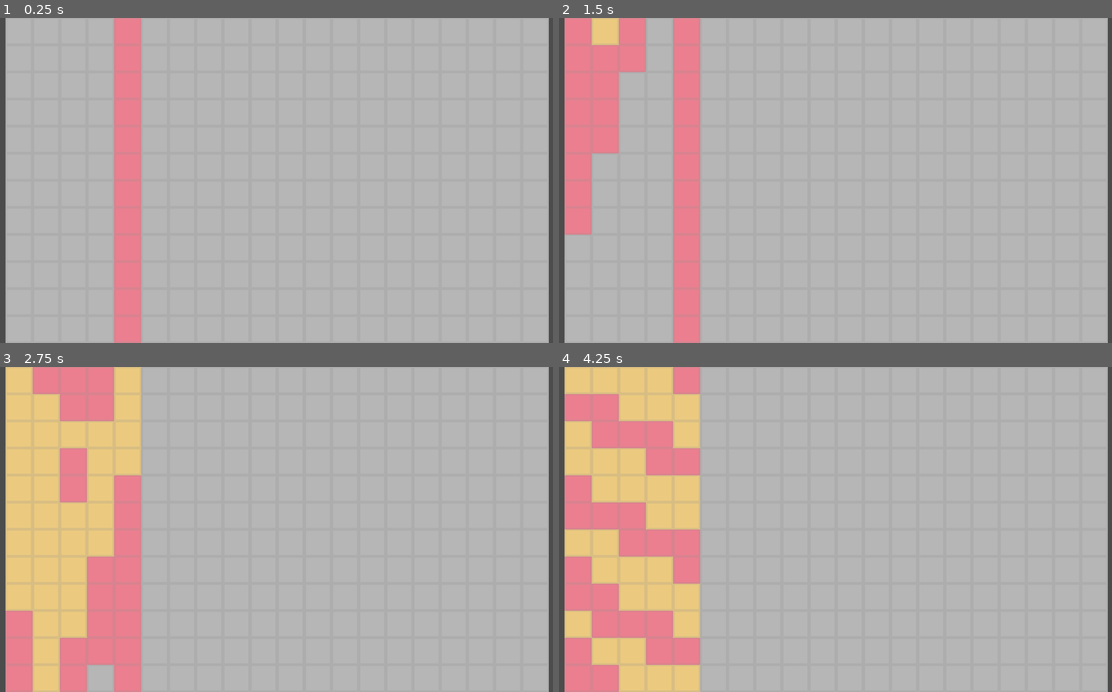
Above: before the commit, frames 1-4 (two rows, left to right).
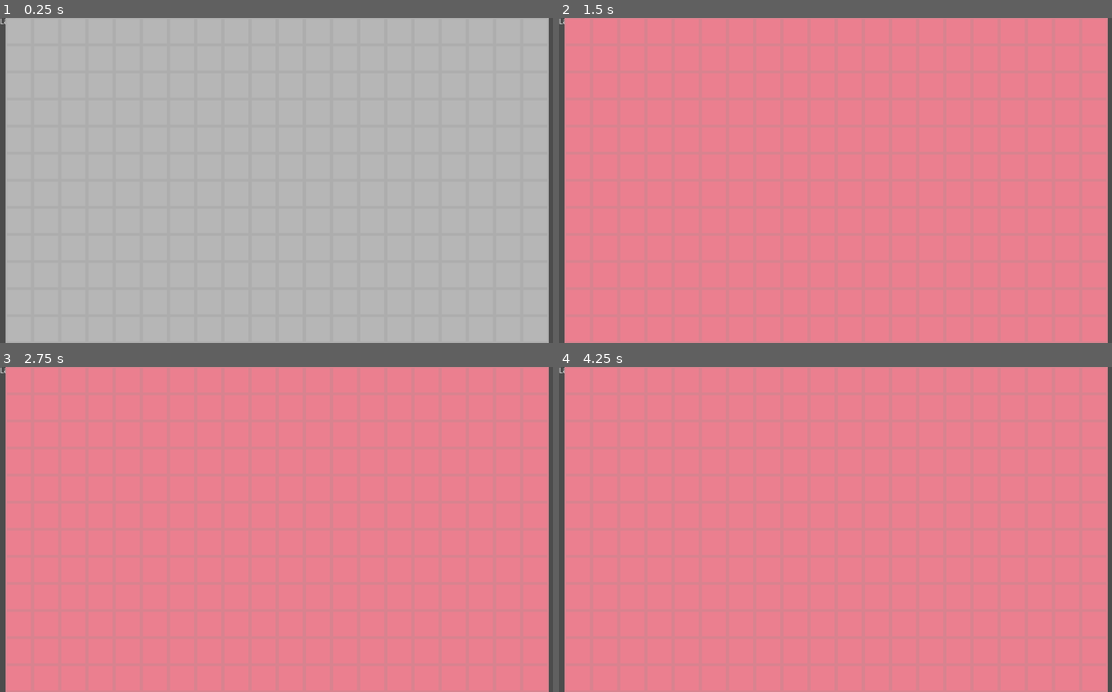
Above: after the commit, the same moments.

Repository: abcalceta/WGJ_Fix-the-Pixel
Game: Godot game, scene res://Grid.tscn
The game is run twice, just before and just after one commit, with the same random seed, the same clock (stepped at 60 frames per second) and the same inputs. This scene is started directly instead of the project's main scene.
Inputs (mouse positions are in pixels of both pictures, inside the frame that each line leads up to):
- Up to frame 1 (0.25 s): no input
- Up to frame 2 (1.5 s): tap Enter at 0.5 s; move the mouse to (575, 31) at 0.52 s; click (575, 31) at 0.6 s; move the mouse to (603, 31) at 1.27 s; right-click (603, 31) at 1.35 s
- Up to frame 3 (2.75 s): move the mouse to (71, 380) at 2.02 s; click (71, 380) at 2.1 s
- Up to frame 4 (4.25 s): move the mouse to (658, 380) at 2.77 s; right-click (658, 380) at 2.85 s; move the mouse to (686, 380) at 3.52 s; click (686, 380) at 3.6 s

The runs differ from the first frame. In frame 1, 4.9% of the frame differs, in the area x 0-26%, y 0-100%; in frame 2, 88%; in frame 3, 88%, in the area x 0-100%, y 0-100%; in frame 4, 87%.

Commit message:
changed to not recursive flood fill

Diff:
--- /dev/null
+++ b/FillTimer.gd
@@ -0,0 +1,13 @@
+extends Timer
+
+# Declare member variables here. Examples:
+# var a = 2
+# var b = "text"
+
+# Called when the node enters the scene tree for the first time.
+func _ready():
+	pass # Replace with function body.
+
+# Called every frame. 'delta' is the elapsed time since the previous frame.
+#func _process(delta):
+#	pass
--- a/Grid.gd
+++ b/Grid.gd
@@ -4,6 +4,7 @@
 var pixel = preload("res://Pixel.tscn")
 
 var grid = []
+var gridTemp = []
 var gridHeight = 12
 var gridWidth = 20
 var pixelGrid = []
@@ -12,13 +13,16 @@
 var yOffset = 0
 
 var speed = 0.1
+var speedFast = 0.01
 
 func _ready():
 	for x in range(gridHeight):
 		grid.append([])
+		gridTemp.append([])
 		pixelGrid.append([])
 		for y in range(gridWidth):
 			grid[x].append(0)
+			gridTemp[x].append(0)
 			var newPixel = pixel.instance()
 			add_child(newPixel)
 			pixelGrid[x].append(newPixel)
@@ -28,31 +32,59 @@
 
 	#floodFill(1,1,0,1)
 	for x in range(gridHeight):
-		grid[x][4] = 1
+		#grid[x][4] = 1
+		#gridTemp[x][4] = 1
+		pass
 
 
 
 func _process(delta):
+	#print($FillTimer.time_left)
 	pass
 
-func fillBoard(x, y, targetColor, replacementColor):
-	floodFill(x, y, targetColor, replacementColor)
+
+func fillBoardFast(x, y, targetColor, replacementColor, grid):
+	floodFillFast(x, y, targetColor, replacementColor, grid)
+
+func floodFillFast(x, y, targetColor, replacementColor, grid):
+	if x>=gridHeight or x<0 or y>=gridWidth or y<0:
+		return
+	elif targetColor == replacementColor:
+		return
+	elif grid[x][y] != targetColor:
+		return
+	else:
+		grid[x][y] = replacementColor
+
+	var Q = []
+	Q.append([x,y])
+	while Q.size()>0:
+		var n = Q[0]
+		print(Q[0])
+		Q.erase(n)
+		if not n[0]+1>=gridHeight:
+			if grid[n[0]+1] [n[1]] == targetColor:
+				grid[n[0]+1] [n[1]] = replacementColor
+				Q.append([n[0]+1,n[1]])
+		if not n[0]-1<0 :
+			if grid[n[0]-1] [n[1]] == targetColor:
+				grid[n[0]-1][n[1]] = replacementColor
+				Q.append([n[0]-1,n[1]])
+		if not  n[1]+1>=gridWidth :
+			if grid[n[0]] [n[1]+1] == targetColor:
+				grid[n[0]][n[1]+1] = replacementColor
+				Q.append([n[0],n[1]+1])
+		if not n[1]-1<0:
+			if grid[n[0]] [n[1]-1] == targetColor:
+				grid[n[0]] [n[1]-1] = replacementColor
+				Q.append([n[0],n[1]-1])
+	return
 
 
+func fillBoardSlow(x, y, targetColor, replacementColor, grid):
+	floodFillSlow(x, y, targetColor, replacementColor, grid)
 
-
-func floodFill(x, y, targetColor, replacementColor):
-	globals.fillSize += 1
-	print(globals.fillSize)
-	#Flood-fill (node, target-color, replacement-color):
-	 #1. If target-color is equal to replacement-color, return.
-	 #2. ElseIf the color of node is not equal to target-color, return.
-	 #3. Else Set the color of node to replacement-color.
-	 #4. Perform Flood-fill (one step to the south of node, target-color, replacement-color).
-	    #Perform Flood-fill (one step to the north of node, target-color, replacement-color).
-	    #Perform Flood-fill (one step to the west of node, target-color, replacement-color).
-	    #Perform Flood-fill (one step to the east of node, target-color, replacement-color).
-	 #5. Return.
+func floodFillSlow(x, y, targetColor, replacementColor, grid):
 	if x>=gridHeight or x<0 or y>=gridWidth or y<0:
 		return
 	elif targetColor == replacementColor:
@@ -71,7 +103,7 @@
 	yield(t, "timeout")
 
 
-	floodFill(x+1, y, targetColor, replacementColor)
+	floodFillSlow(x+1, y, targetColor, replacementColor, grid)
 	var t1 = Timer.new()
 	t1.set_wait_time(speed)
 	t1.set_one_shot(true)
@@ -80,7 +112,7 @@
 	yield(t1, "timeout")
 
 
-	floodFill(x-1, y, targetColor, replacementColor)
+	floodFillSlow(x-1, y, targetColor, replacementColor, grid)
 	var t2 = Timer.new()
 	t2.set_wait_time(speed)
 	t2.set_one_shot(true)
@@ -89,7 +121,7 @@
 	yield(t2, "timeout")
 
 
-	floodFill(x, y+1, targetColor, replacementColor)
+	floodFillSlow(x, y+1, targetColor, replacementColor, grid)
 	var t3 = Timer.new()
 	t3.set_wait_time(speed)
 	t3.set_one_shot(true)
@@ -98,7 +130,7 @@
 	yield(t3, "timeout")
 
 
-	floodFill(x, y-1, targetColor, replacementColor)
+	floodFillSlow(x, y-1, targetColor, replacementColor, grid)
 	var t4 = Timer.new()
 	t4.set_wait_time(speed)
 	t4.set_one_shot(true)
@@ -118,14 +150,16 @@
 		for y in range(gridWidth):
 			if pixelGrid[x][y].isToggled == true:
 				globals.noClicks = true
-				globals.fillSize = 0
-				fillBoard(x,y, grid[x][y], pixelGrid[x][y].color)
-				$Timer.stop()
-				if $ClickTimer.time_left==0:
-					$ClickTimer.wait_time = globals.fillSize*0.1
-					$ClickTimer.start()
+				$FillTimer.start()
+				fillBoardFast(x,y, grid[x][y], pixelGrid[x][y].color, grid)
+				$FillTimer.stop()
+				#if $ClickTimer.time_left==0:
+				#	$ClickTimer.wait_time = (1-$FillTimer.time_left)*10
+				#	$ClickTimer.start()
+				#fillBoardSlow(x,y, grid[x][y], pixelGrid[x][y].color, grid)
 				pixelGrid[x][y].isToggled = false
 			pixelGrid[x][y].color = grid[x][y]
+
 	$Timer.start()
 
 func _on_ClickTimer_timeout():
--- a/Grid.tscn
+++ b/Grid.tscn
@@ -1,6 +1,7 @@
-[gd_scene load_steps=2 format=2]
+[gd_scene load_steps=3 format=2]
 
 [ext_resource path="res://Grid.gd" type="Script" id=1]
+[ext_resource path="res://FillTimer.gd" type="Script" id=2]
 
 [node name="Grid" type="Node2D"]
 script = ExtResource( 1 )
@@ -11,5 +12,14 @@
 autostart = true
 
 [node name="ClickTimer" type="Timer" parent="."]
+one_shot = true
+
+[node name="FillTimer" type="Timer" parent="."]
+script = ExtResource( 2 )
+
+[node name="Label" type="Label" parent="."]
+margin_right = 40.0
+margin_bottom = 14.0
+text = "Label"
 [connection signal="timeout" from="Timer" to="." method="_on_Timer_timeout"]
 [connection signal="timeout" from="ClickTimer" to="." method="_on_ClickTimer_timeout"]
